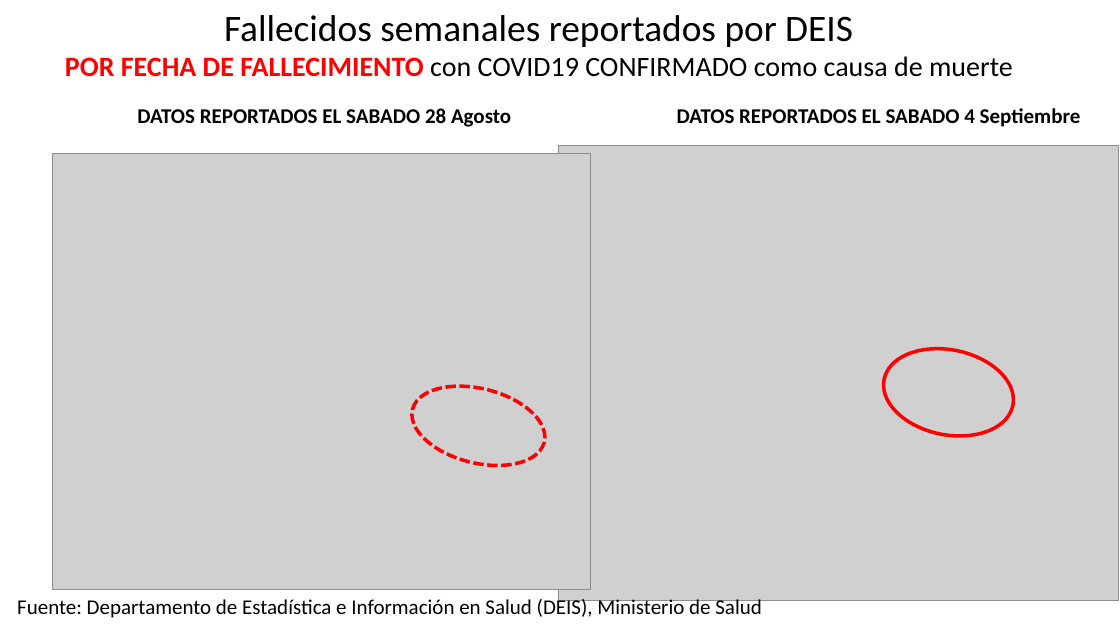
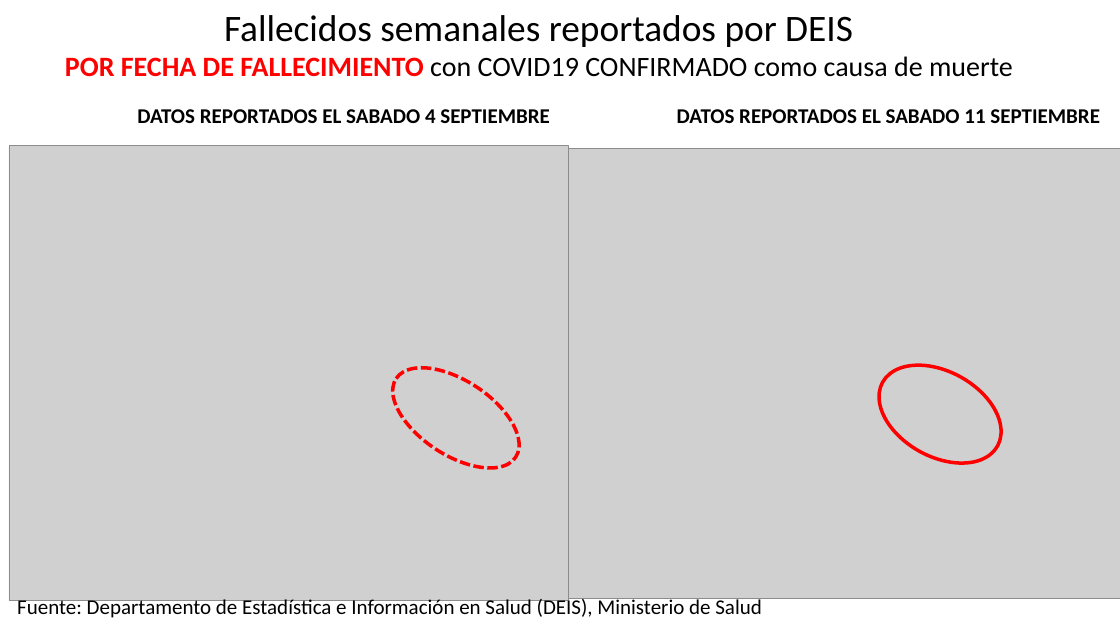
Before and after one commit to dataCovid19CL/capsulasSemanales, a slide deck: slide 8 of DATOS COVID Chile 2021 09 11.pptx. Drawn at 1120x630 pixels with LibreOffice and Linux fonts; fonts in the diff are those of the drawing; grey boxes stand for pictures. Boxes give left, top, right and bottom in pixels: in the first picture for what was removed or moved away, otherwise in the second. Text is boxed around its words. In the diff, an @@ line names an element or a change of style, - is before the commit and + after.

```diff
--- a/DATOS COVID Chile 2021 09 11.pptx
+++ b/DATOS COVID Chile 2021 09 11.pptx
@@ text at (137, 109, 550, 123): text changed @@
-DATOS REPORTADOS EL SABADO 28 Agosto
+DATOS REPORTADOS EL SABADO 4 SEPTIEMBRE
@@ text at (677, 109, 1100, 123): text changed @@
-DATOS REPORTADOS EL SABADO 4 Septiembre
+DATOS REPORTADOS EL SABADO 11 SEPTIEMBRE
@@ picture: place and size @@
-picture at (559, 146, 1119, 602)
+picture at (9, 146, 570, 602)
@@ picture added at (559, 149, 1120, 599) @@
@@ picture removed at (52, 154, 591, 590) @@
@@ ellipse at (376, 348, 536, 488): rotation 14 to 33 degrees @@
@@ ellipse at (862, 345, 1018, 483): rotation 11 to 29 degrees @@
```
Also in this commit, not shown: 14 other slides changed, 3 other files.
